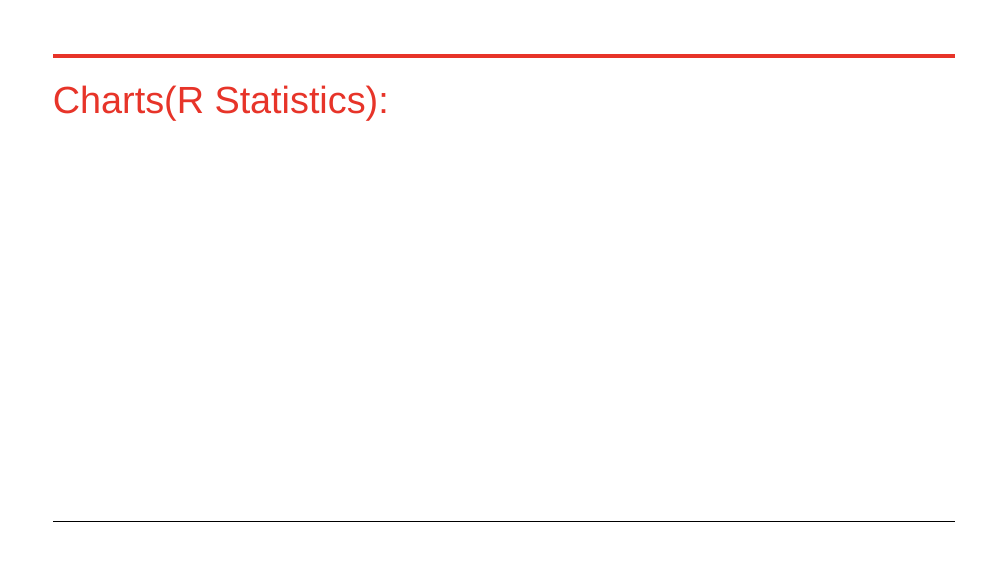
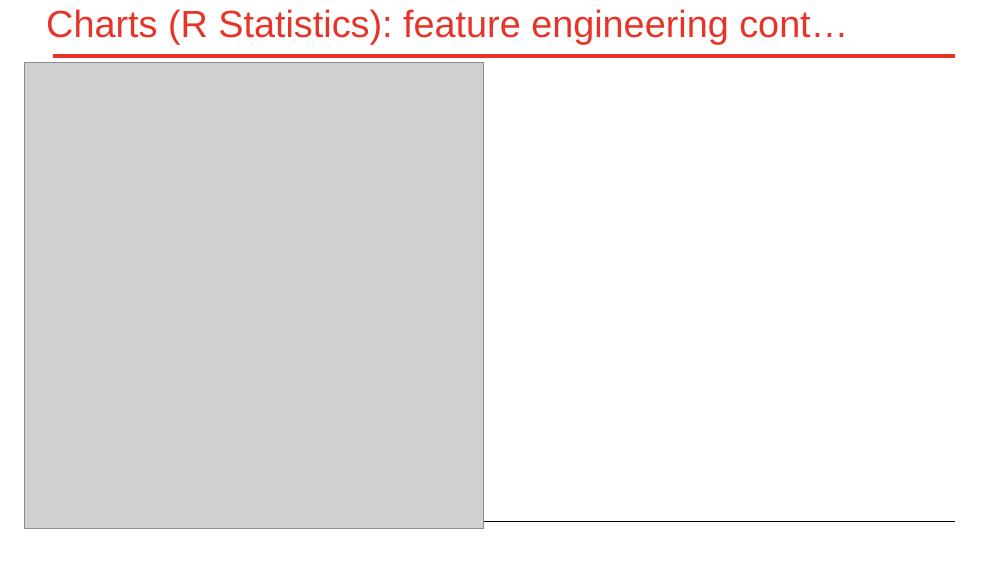
Before and after one commit to raksnotes/Final-Capstone-, a slide deck: slide 12 of FinalCapstonePP.pptx (slide 8 before the commit). Drawn at 1008x567 pixels with LibreOffice and Linux fonts; fonts in the diff are those of the drawing; grey boxes stand for pictures. Boxes give left, top, right and bottom in pixels: in the first picture for what was removed or moved away, otherwise in the second. Text is boxed around its words. In the diff, an @@ line names an element or a change of style, - is before the commit and + after.

Commit message:
Adding images from R statistics, updated powerpoint and R file

```diff
--- a/FinalCapstonePP.pptx
+++ b/FinalCapstonePP.pptx
@@ title at (x1=46, y1=9, x2=848, y2=44): text changed @@
-Charts(R Statistics):
+Charts (R Statistics): feature engineering cont…
@@ picture added at (x1=25, y1=62, x2=484, y2=528) @@
```
Also in this commit, not shown: 7 other slides changed, 5 slides added, 2 slides removed, 9 other files.
